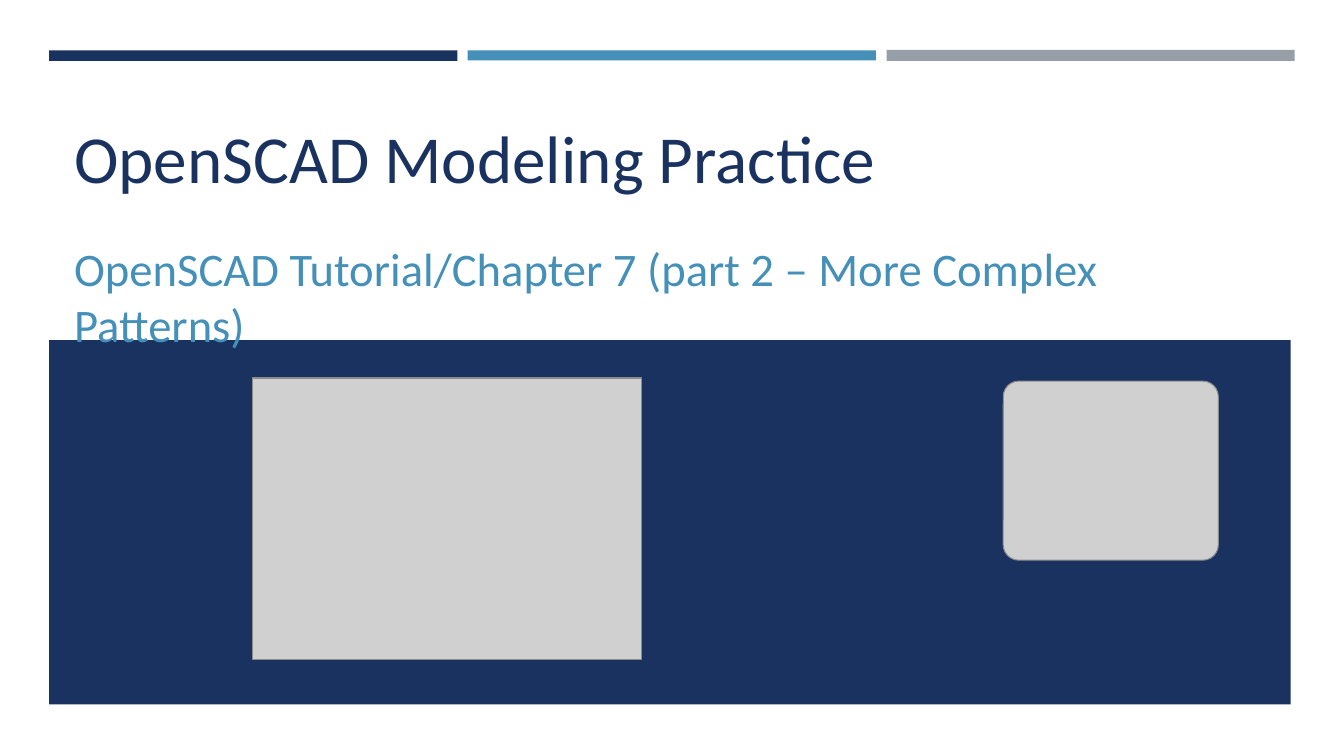
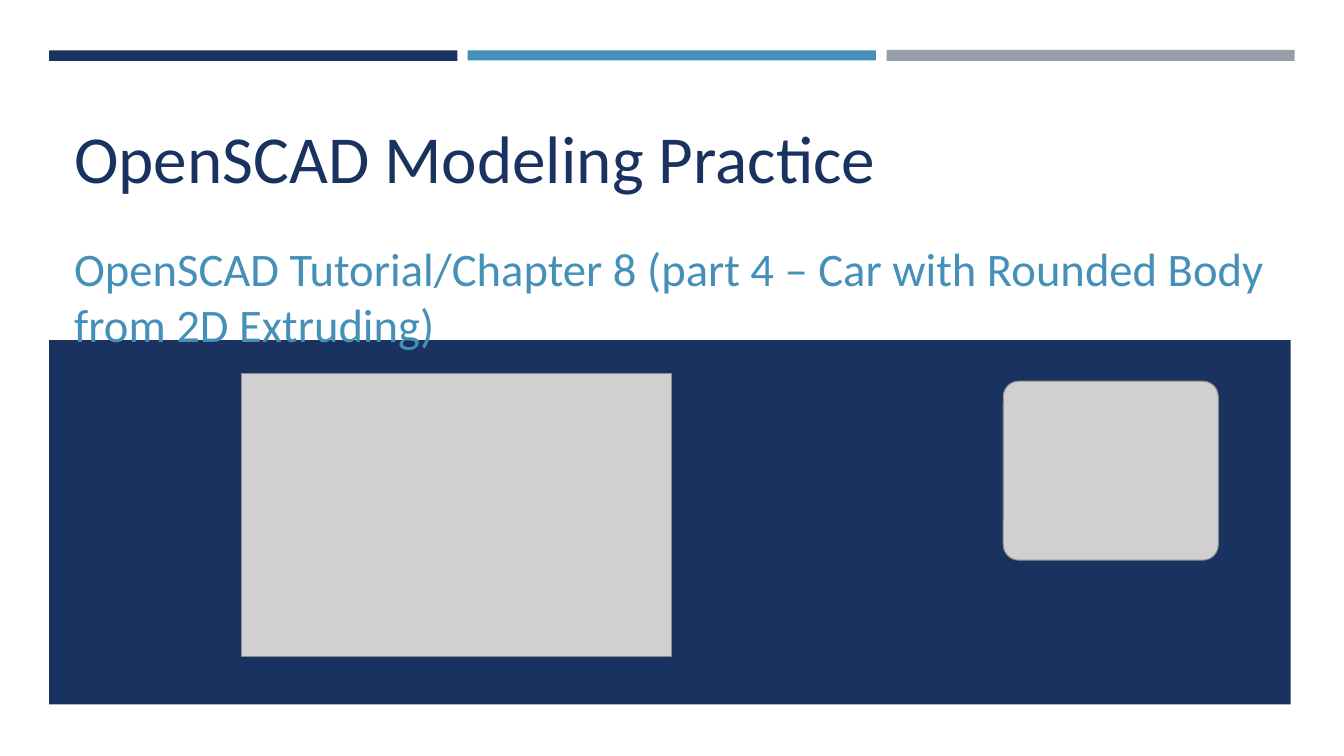
Before and after one commit to yasenstar/openscad, a slide deck: slide 31 of OpenSCAD.pptx (slide 24 before the commit). Drawn at 1344x756 pixels with LibreOffice and Linux fonts; fonts in the diff are those of the drawing; grey boxes stand for pictures. Boxes give left, top, right and bottom in pixels: in the first picture for what was removed or moved away, otherwise in the second. Text is boxed around its words. In the diff, an @@ line names an element or a change of style, - is before the commit and + after.

Commit message:
chapter 8

```diff
--- a/OpenSCAD.pptx
+++ b/OpenSCAD.pptx
@@ subtitle at [74,252,1264,354]: text changed @@
-OpenSCAD Tutorial/Chapter 7 (part 2 – More Complex Patterns)
+OpenSCAD Tutorial/Chapter 8 (part 4 – Car with Rounded Body from 2D Extruding)
@@ picture: place and size @@
-picture at [252,378,641,659]
+picture at [241,373,673,656]
```
Also in this commit, not shown: 6 other files.
